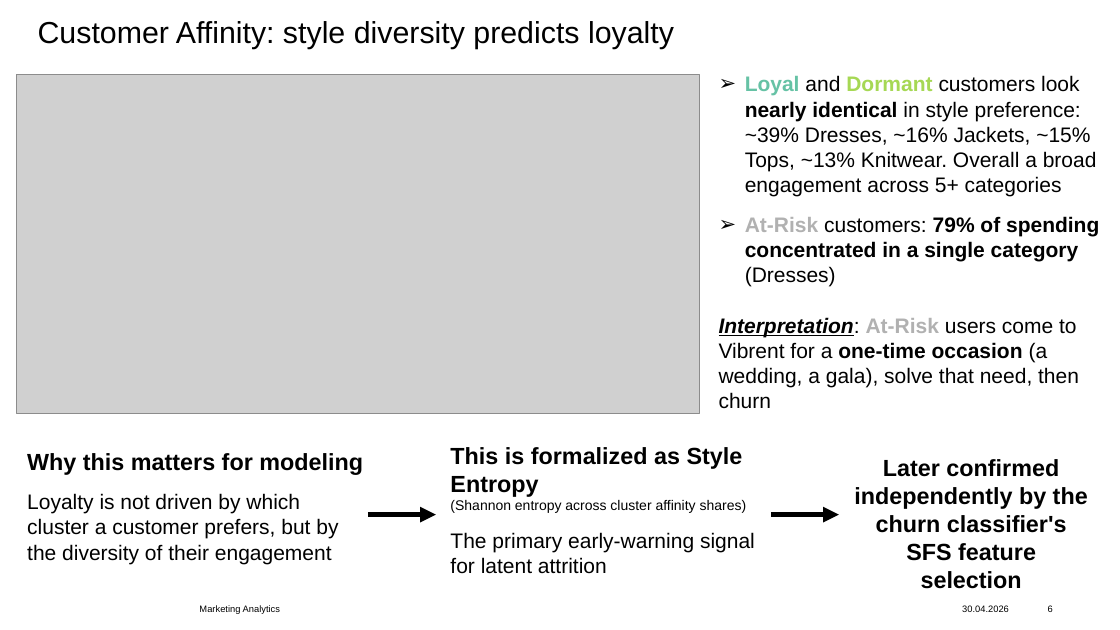
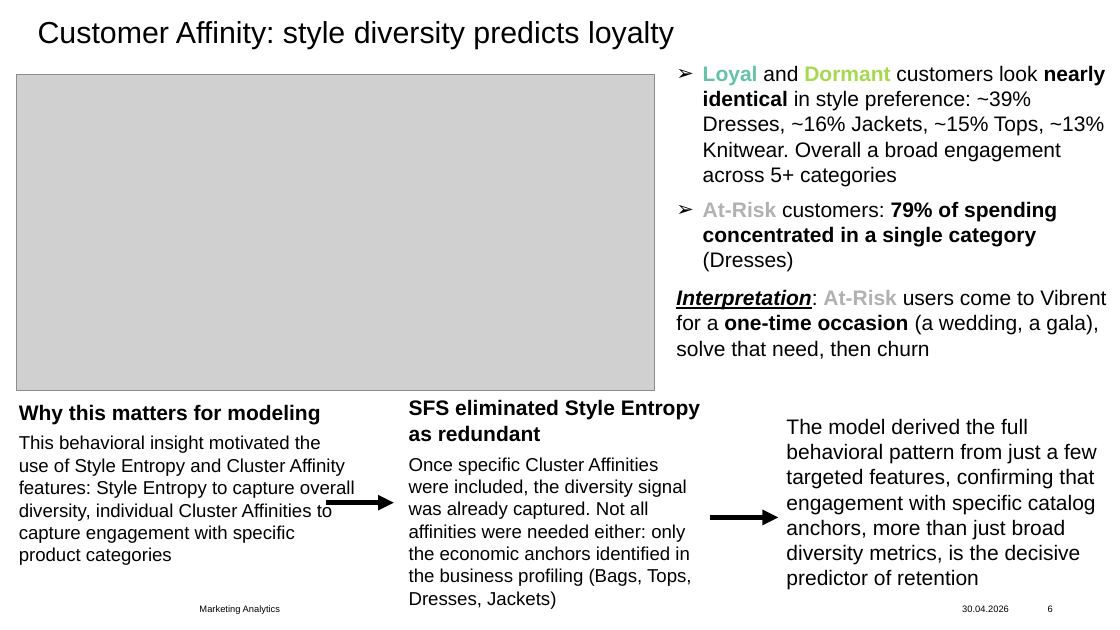
Before and after one commit to juliusatgit/Marketing-Analytics, a slide deck: slide 6 of Presentations/MA_Final_Presentation.pptx. Drawn at 1120x630 pixels with LibreOffice and Linux fonts; fonts in the diff are those of the drawing; grey boxes stand for pictures; background and template pictures are left out. Boxes give left, top, right and bottom in pixels: in the first picture for what was removed or moved away, otherwise in the second. Text is boxed around its words. In the diff, an @@ line names an element or a change of style, - is before the commit and + after.

Commit message:
final pptx edits before sending

```diff
--- a/Presentations/MA_Final_Presentation.pptx
+++ b/Presentations/MA_Final_Presentation.pptx
@@ text "Loyal and Dormant customers look ..." rewrapped from bbox=[719, 75, 1099, 409] to bbox=[676, 65, 1106, 359] @@
@@ picture: place and size @@
-picture at bbox=[16, 74, 699, 413]
+picture at bbox=[16, 74, 654, 391]
@@ text "Why this matters for modeling": place and size @@
-text "Why this matters for modeling" at bbox=[27, 453, 363, 564]
+text "Why this matters for modeling" at bbox=[19, 404, 355, 565]
@@ text at bbox=[19, 404, 320, 424]: size 20 to 18 pt in "Why this matters for modeling" @@
@@ text at bbox=[409, 399, 700, 609]: text changed; size 18 to 16 pt @@
-This is formalized as Style Entropy
-(Shannon entropy across cluster affinity shares)
-The primary early-warning signal for latent attrition
+SFS eliminated Style Entropy as redundant
+Once specific Cluster Affinities were included, the diversity signal was already captured. Not all affinities were needed either: only the economic anchors identified in the business profiling (Bags, Tops, Dresses, Jackets)
@@ text at bbox=[786, 418, 1097, 590]: text changed; size 20 to 18 pt; bold off @@
-Later confirmed independently by the churn classifier's SFS feature selection
+The model derived the full behavioral pattern from just a few targeted features, confirming that engagement with specific catalog anchors, more than just broad diversity metrics, is the decisive predictor of retention
@@ text at bbox=[19, 435, 355, 565]: text changed; size 18 to 16 pt @@
-Loyalty is not driven by which cluster a customer prefers, but by the diversity of their engagement
+This behavioral insight motivated the use of Style Entropy and Cluster Affinity features: Style Entropy to capture overall diversity, individual Cluster Affinities to capture engagement with specific product categories
@@ arrow moved from (368, 515) - (436, 515) to (326, 502) - (394, 502) @@
@@ arrow moved from (771, 515) - (839, 515) to (711, 518) - (778, 518) @@
```
